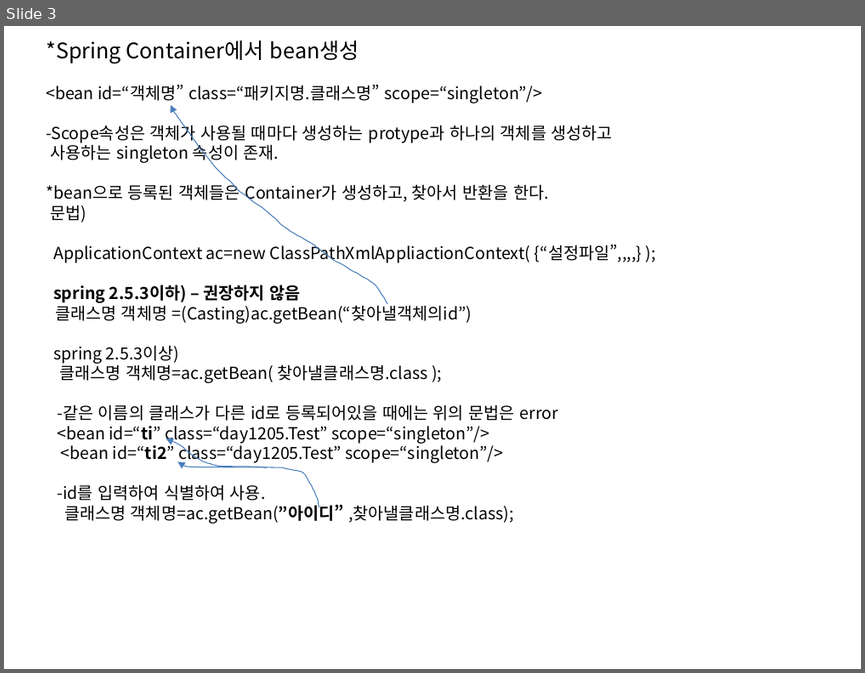
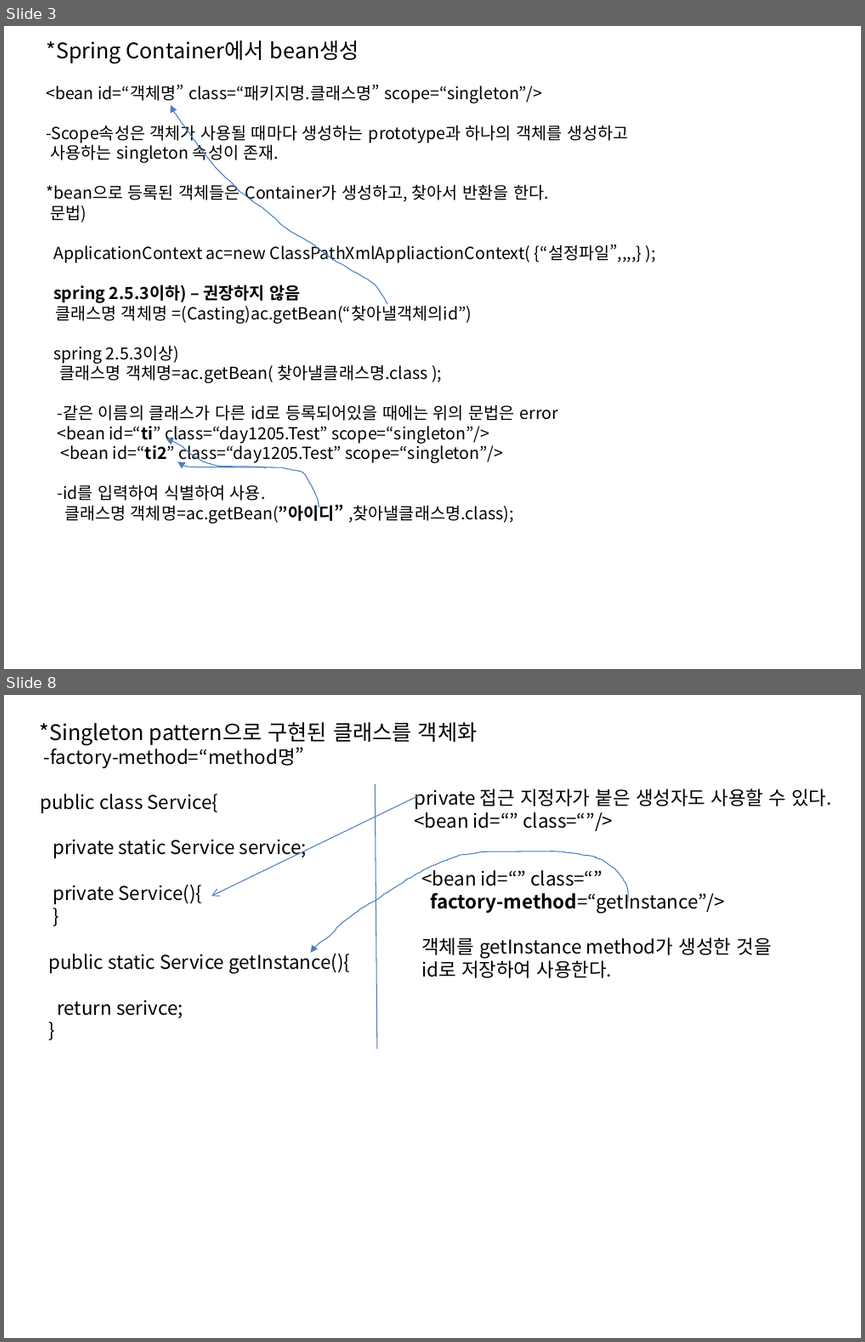
Before and after one commit to In0code/Programming_note, a slide deck: PPT/20231204_spring_di.pptx. Shown one above the other, each under a label of ours: slide 3 before the commit, slides 3 and 8 after it; the slides between them are not shown. The pictures are 865x673 and 865x1342 pixels, drawn with LibreOffice and Linux fonts; fonts in the diff are those of the drawing. Boxes give left, top, right and bottom in pixels: in the first picture for what was removed or moved away, otherwise in the second. Text is boxed around its words. In the diff, an @@ line names an element or a change of style, - is before the commit and + after.

```diff
--- a/PPT/20231204_spring_di.pptx
+++ b/PPT/20231204_spring_di.pptx
@@ slide 8 added at (x1=4, y1=695, x2=861, y2=1338), background #FFFFFF @@
@@ text added at (x1=39, y1=722, x2=477, y2=768), 18 pt, text #000000 @@
+*Singleton pattern으로 구현된 클래스를 객체화
+-factory-method=“method명”
@@ text added at (x1=40, y1=794, x2=350, y2=1018), 16 pt, text #000000 @@
+public class Service{
+private static Service service;
+private Service(){
+}
+public static Service getInstance(){
+return serivce;
+}
@@ arrow added from (419, 795) to (211, 896), #4B7EBC 0.75 pt @@
@@ line added from (375, 784) to (376, 1048), #4B7EBC 0.75 pt @@
@@ text added at (x1=414, y1=789, x2=832, y2=831), 16 pt, text #000000 @@
+private 접근 지정자가 붙은 생성자도 사용할 수 있다.
+<bean id=“” class=“”/>
@@ freeform shape added at (x1=311, y1=851, x2=629, y2=954), outline #4B7EBC 0.75 pt @@
@@ text added at (x1=421, y1=866, x2=771, y2=978), 16 pt, text #000000 @@
+<bean id=“” class=“”
+factory-method=“getInstance”/>
+객체를 getInstance method가 생성한 것을
+id로 저장하여 사용한다.
@@ slide 3 changed as well @@
@@ text at (x1=46, y1=122, x2=628, y2=143): text changed @@
--Scope속성은 객체가 사용될 때마다 생성하는 protype과 하나의 객체를 생성하고
+-Scope속성은 객체가 사용될 때마다 생성하는 prototype과 하나의 객체를 생성하고
```
Also in this commit, not shown: 2 other slides changed, 4 other slides added, 1 other file.
